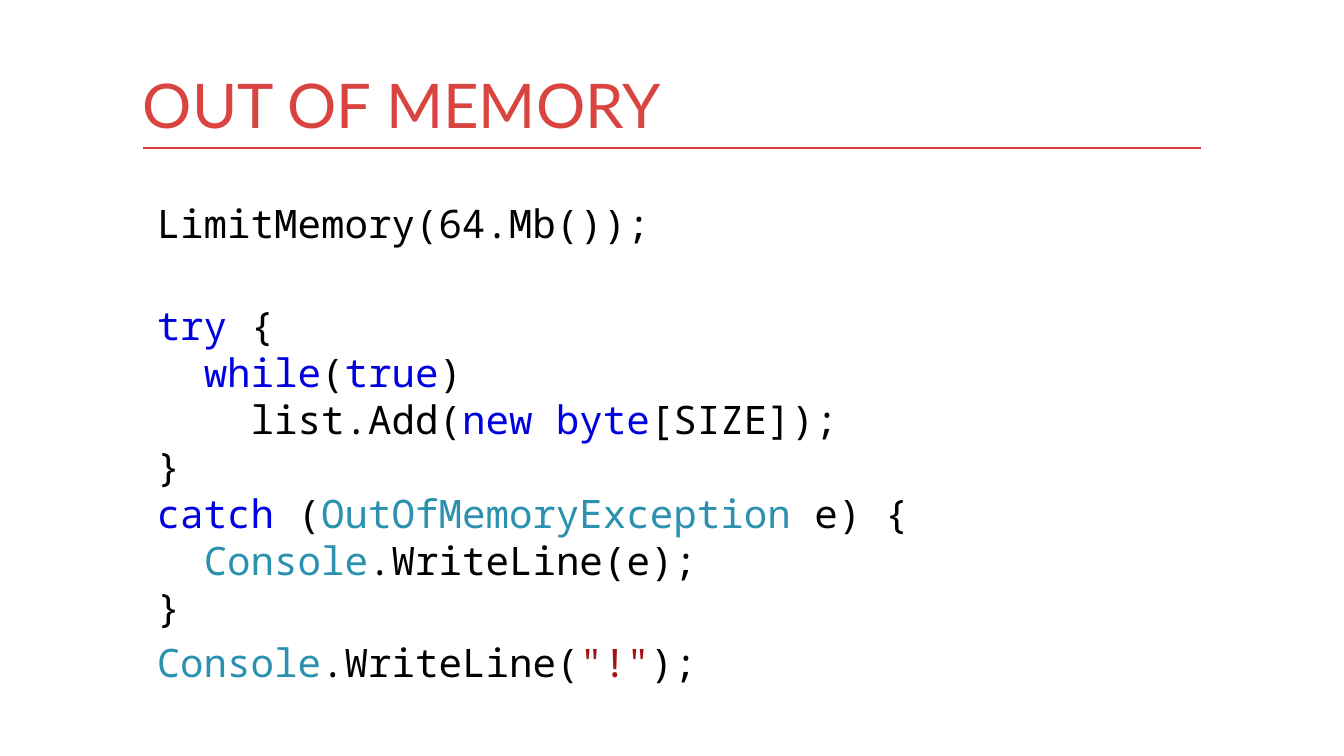
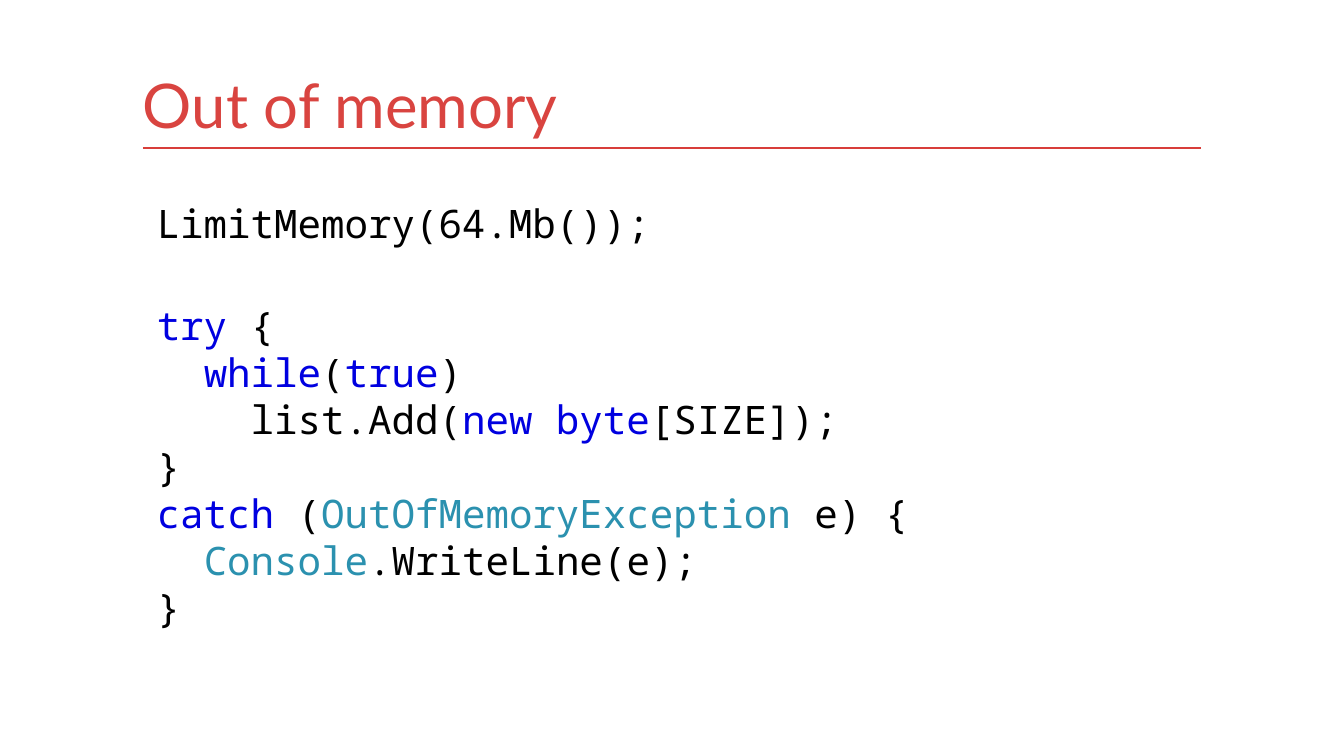
Before and after one commit to kontur-courses/exceptions, a slide deck: slide 37 of exceptions.pptx (slide 35 before the commit). Drawn at 1344x756 pixels with LibreOffice and Linux fonts; fonts in the diff are those of the drawing. Boxes give left, top, right and bottom in pixels: in the first picture for what was removed or moved away, otherwise in the second. Text is boxed around its words. In the diff, an @@ line names an element or a change of style, - is before the commit and + after.

```diff
--- a/exceptions.pptx
+++ b/exceptions.pptx
@@ title at (143, 83, 557, 139): text changed @@
-OUT OF MEMORY
+Out of memory
@@ text at (157, 647, 697, 684): paragraph removed @@
-Console.WriteLine("!");
```
Also in this commit, not shown: 37 other slides changed, 2 slides added, 3 slides removed.
